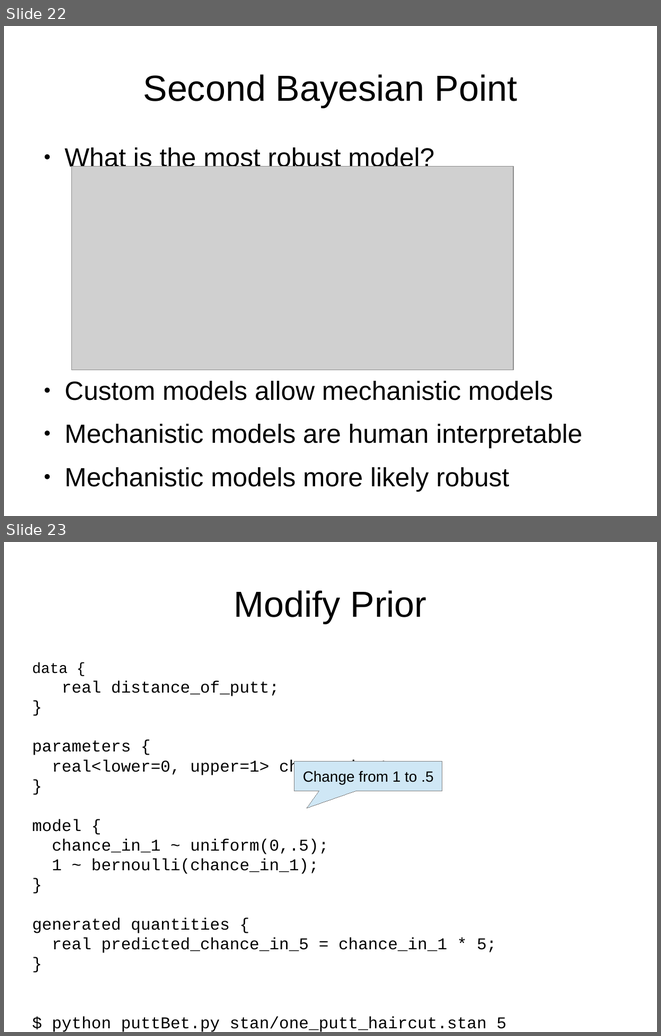
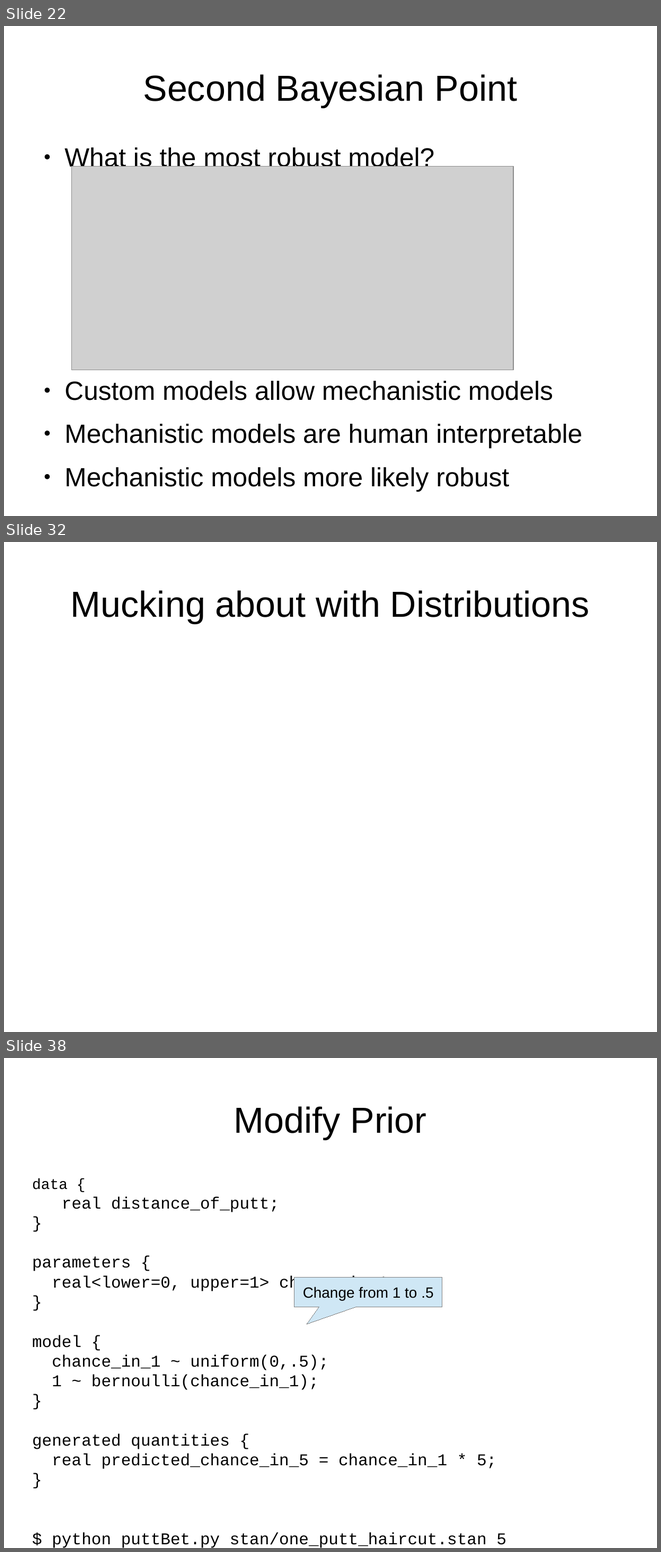
Before and after one commit to breckbaldwin/StanIsThePlanDist, a slide deck: slides/StanIsThePlanPyData2.odp. Shown one above the other, each under a label of ours: slides 22 and 23 before the commit, slides 22, 32 and 38 after it; the slides between them are not shown. The pictures are 661x1036 and 661x1552 pixels, drawn with LibreOffice and Linux fonts; fonts in the diff are those of the drawing; grey boxes stand for pictures. Boxes give left, top, right and bottom in pixels: in the first picture for what was removed or moved away, otherwise in the second. Text is boxed around its words. In the diff, an @@ line names an element or a change of style, - is before the commit and + after.

```diff
--- a/slides/StanIsThePlanPyData2.odp
+++ b/slides/StanIsThePlanPyData2.odp
@@ slide 32 added at bbox=[4, 542, 657, 1032], background #FFFFFF @@
@@ title added at bbox=[71, 590, 589, 623], 44 pt, text #000000 @@
+Mucking about with Distributions
@@ what was slide 23 is now slide 38 @@
```
Also in this commit, not shown: 14 other slides added.
